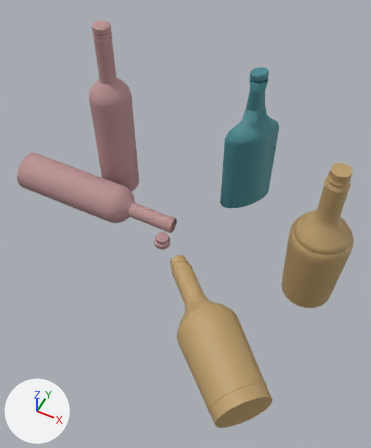
What one commit did to the FBX model rumBottles.fbx.
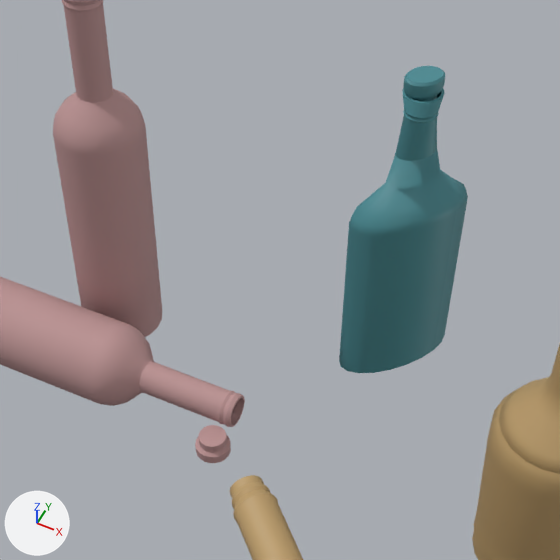
Each version appears first whole from a 50 mm lens placed at (0.119, -0.291, 0.342), pointed at (-0.001, -0.051, 0.042), and next in a close-up on the part from 17% to 87% of the width and 8% to 66% of the height. The axes (+X, +Y, +Z) are drawn at lower left. The lights are the same throughout. Where no turn or scale is listed for an object, it has been applied to the vertices.
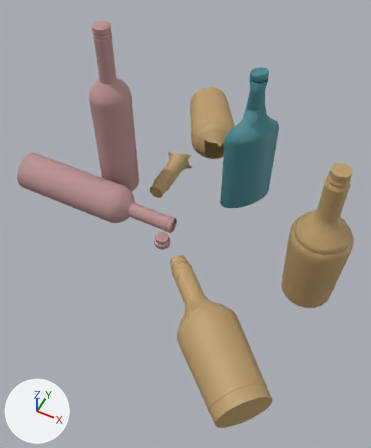
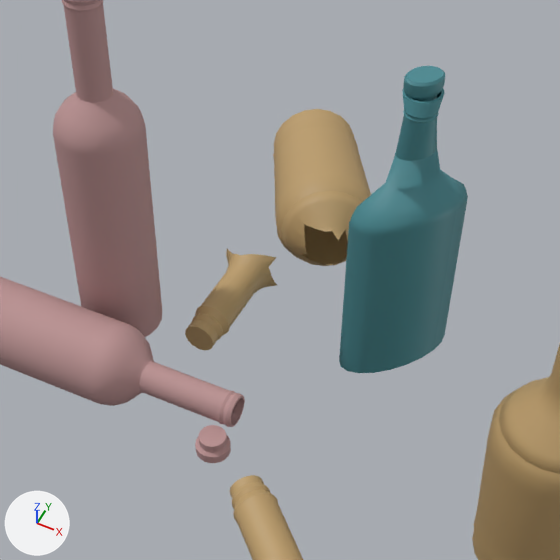
Boxes [x1, y1, x2, y2] around the edits, measured in the close-ups (560 x 560 px):
'polySurface13', added (brown): after [273, 109, 371, 266]
'polySurface17', added (brown): after [185, 249, 277, 350]

What changed in the scene script:
```text
Add me_mesh_008:
    me_mesh_008.from_pydata(...)  # 582 vertices, 562 faces; spans x -0.0128..0.0132, y -0.0258..0.0258, z -0.0092..0.0108
    me_mesh_008.materials.append(mat_phong1)  # brown #bc9d6b
Add me_mesh_009:
    me_mesh_009.from_pydata(...)  # 303 vertices, 302 faces; spans x -0.0385..0.0298, y -0.0365..0.0471, z -0.022..0.0232
    me_mesh_009.materials.append(mat_phong1)  # brown #bc9d6b
Add ob_polysurface17:
    ob_polysurface17 = bpy.data.objects.new('polySurface17', me_mesh_008)
    ob_polysurface17.location = (-0.0579, 0.0254, 0.0078)
Add ob_polysurface13:
    ob_polysurface13 = bpy.data.objects.new('polySurface13', me_mesh_009)
    ob_polysurface13.location = (-0.0434, 0.0948, 0.0204)
```
